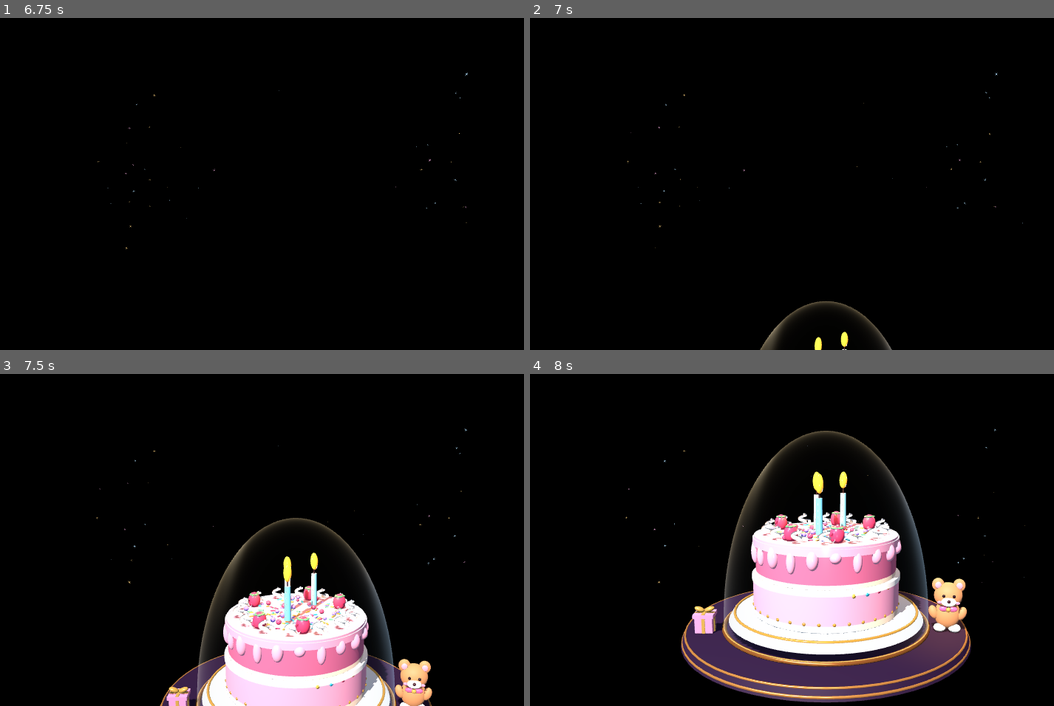
Above: before the commit, frames 1-4 (two rows, left to right).
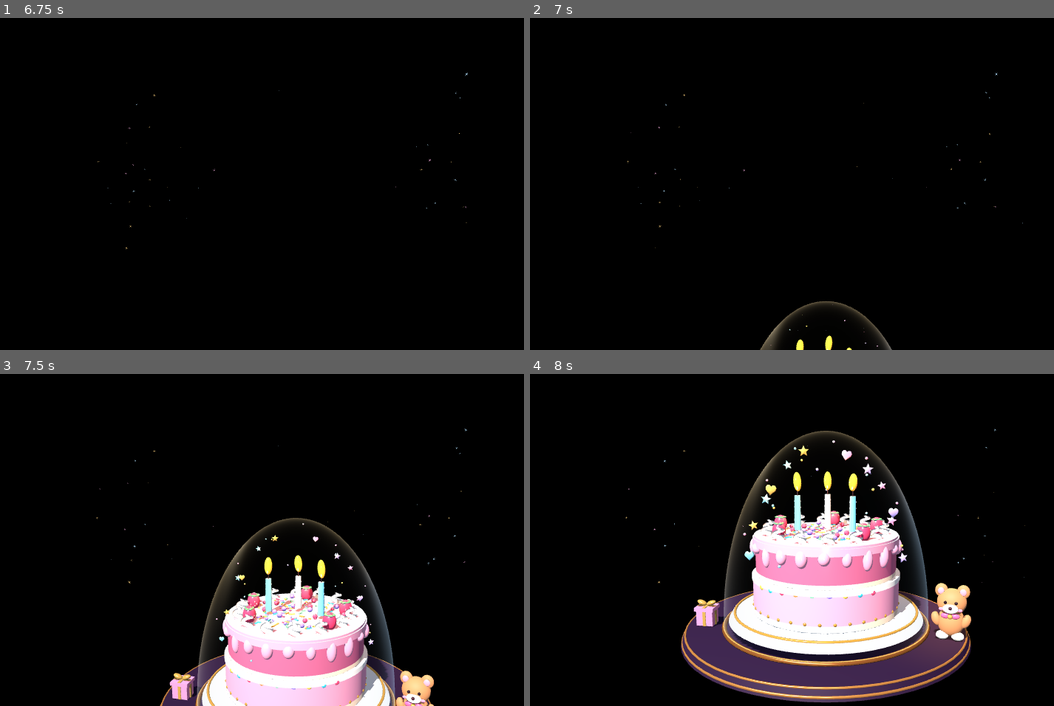
Above: after the commit, the same moments.

Repository: luo8862818-creator/magic_desktop
Game: Godot game, scene res://scenes/main.tscn
Same seed, same stepped clock (60 frames per second), same inputs: the game is played once before the commit and once after it.
Inputs (mouse positions are in pixels of both pictures, inside the frame that each line leads up to):
- Up to frame 1 (6.75 s): move the mouse to (424, 167) at 0.52 s; click (424, 167) at 0.67 s; drag from (178, 200) to (267, 250) at 1.27 s; move the mouse to (356, 110) at 2.02 s; click (356, 110) at 2.17 s; drag from (267, 250) to (120, 134) at 2.77 s; move the mouse to (471, 233) at 3.52 s; click (471, 233) at 3.67 s; drag from (120, 134) to (204, 101) at 4.27 s; move the mouse to (324, 184) at 5.02 s; click (324, 184) at 5.17 s; tap Enter at 5.75 s; drag from (204, 101) to (178, 200) at 5.77 s; move the mouse to (424, 167) at 6.52 s; click (424, 167) at 6.67 s
- Up to frame 2 (7 s): no input
- Up to frame 3 (7.5 s): drag from (178, 556) to (267, 606) at 7.27 s
- Up to frame 4 (8 s): no input

Frame 1 is identical in both runs. In frame 2, 0.2% of the frame differs, in the area x 45-67%, y 86-100%; in frame 3, 5.0%; in frame 4, 5.4%, in the area x 30-85%, y 20-85%.

Commit message:
Decorate the glass cloche and rotate the cake companions together

Diff:
--- a/engine/scripts/main.gd
+++ b/engine/scripts/main.gd
@@ -10,6 +10,7 @@
 var udp := PacketPeerUDP.new()
 var export_mode := false
 var cake_platform: Node3D
+var cake_turntable: Node3D
 var cake_root: Node3D
 var mascot_root: Node3D
 var birthday_label: Label3D
@@ -36,6 +37,8 @@
 var balloon_nodes: Array[Node3D] = []
 var balloon_base_x: Array[float] = []
 var balloon_flights: Array[Vector2] = []
+var cloche_ornaments: Array[MeshInstance3D] = []
+var ornament_positions: Array[Vector3] = []
 
 
 func _ready() -> void:
@@ -93,7 +96,8 @@
     # The porcelain stand and its companions travel with the stage lift.
     cake_platform.visible = time >= BALLOON_WAVE_END
     cake_platform.position.y = lerpf(-8.5, 0.0, platform_lift)
-    cake_root.rotate_y(deg_to_rad(rotation_speed_degrees) * delta)
+    var turn_delta := clampf(time - BALLOON_WAVE_END, 0.0, delta)
+    cake_turntable.rotate_y(deg_to_rad(rotation_speed_degrees) * turn_delta)
     mascot_root.rotation.x = 0.03 * sin(time * 1.5)
     mascot_root.rotation.y = -0.24 + 0.06 * sin(time * 0.92)
 
@@ -113,6 +117,17 @@
         star.position = star_base_positions[index] + Vector3(0.14 * sin(drift), 0.09 * cos(drift * 0.72), 0.09 * sin(drift))
         star.rotation.z = phase + drift * 0.15
         star.scale = Vector3.ONE * maxf(0.0001, intro * star_sizes[index] * twinkle)
+
+    var ornament_reveal := smoothstep(6.55, 8.35, time)
+    for index in range(cloche_ornaments.size()):
+        var ornament := cloche_ornaments[index]
+        var phase := float(index) * 2.39
+        var drift := time * 1.15 + phase
+        ornament.position = ornament_positions[index] + Vector3(
+            sin(drift) * 0.024, cos(drift * 0.84) * 0.038, sin(drift * 0.68) * 0.023
+        )
+        ornament.rotation = Vector3(0.17 * sin(drift), 0.30 * cos(drift * 0.7), 0.24 * sin(drift * 0.7 + phase))
+        ornament.scale = Vector3.ONE * maxf(0.0001, ornament_reveal * (0.91 + 0.09 * sin(drift * 1.7)))
 
     for index in range(balloon_nodes.size()):
         var balloon := balloon_nodes[index]
@@ -147,6 +162,10 @@
     cake_platform = Node3D.new()
     cake_platform.name = "CakePlatform"
     add_child(cake_platform)
+    cake_turntable = Node3D.new()
+    cake_turntable.name = "CakeTurntable"
+    cake_turntable.rotation.y = -0.46
+    cake_platform.add_child(cake_turntable)
 
     var chocolate := _make_material(Color("#eaa0b5"), 0.04, 0.30)
     var dark_chocolate := _make_material(Color("#c96d8a"), 0.06, 0.28)
@@ -177,7 +196,7 @@
     cake_root = Node3D.new()
     cake_root.name = "HeroCake"
     cake_root.scale = Vector3.ONE * 1.12
-    cake_platform.add_child(cake_root)
+    cake_turntable.add_child(cake_root)
 
     # Porcelain stand: a raised foot, broad plate and fine metallic rim.
     _add_cylinder(cake_root, "StandFoot", 0.60, 0.68, 0.13, -0.73, plate_material)
@@ -467,8 +486,8 @@
 func _add_mascot_bear() -> void:
     mascot_root = Node3D.new()
     mascot_root.name = "CuteTeddyMascot"
-    mascot_root.position = Vector3(2.10, -0.89, 0.40)
-    cake_platform.add_child(mascot_root)
+    mascot_root.position = Vector3(2.17, -0.89, 0.40)
+    cake_turntable.add_child(mascot_root)
 
     var fur := _make_material(Color("#c98d62"), 0.0, 0.62)
     var muzzle := _make_material(Color("#fff0d9"), 0.0, 0.52)
@@ -553,7 +572,7 @@
     var gift_root := Node3D.new()
     gift_root.name = "TinyBirthdayGift"
     gift_root.position = Vector3(-2.08, -0.89, 0.47)
-    cake_platform.add_child(gift_root)
+    cake_turntable.add_child(gift_root)
 
     var gift_pink := _make_material(Color("#f28eb0"), 0.08, 0.30)
     var ribbon_gold := _make_material(Color("#f6c56e"), 0.55, 0.22)
@@ -873,6 +892,94 @@
     _add_torus(cake_platform, "DaisLowerInlay", 2.49, 2.54, 0.019, -1.016, brass)
 
     _add_bell_cloche()
+    _add_cloche_ornaments()
+
+
+func _add_cloche_ornaments() -> void:
+    var star_outline := PackedVector2Array()
+    for index in range(10):
+        var angle := PI * 0.5 + float(index) * TAU / 10.0
+        star_outline.append(Vector2(cos(angle), sin(angle)) * (0.113 if index % 2 == 0 else 0.052))
+    var heart_outline := PackedVector2Array([
+        Vector2(0.0, -0.109), Vector2(0.094, -0.012), Vector2(0.103, 0.040),
+        Vector2(0.076, 0.083), Vector2(0.037, 0.092), Vector2(0.0, 0.061),
+        Vector2(-0.037, 0.092), Vector2(-0.076, 0.083), Vector2(-0.103, 0.040),
+        Vector2(-0.094, -0.012),
+    ])
+    var star := _make_candy_mesh(star_outline)
+    var heart := _make_candy_mesh(heart_outline)
+    var pearl := SphereMesh.new()
+    pearl.radius = 0.030
+    pearl.height = 0.060
+    pearl.radial_segments = 12
+    pearl.rings = 6
+    var colors := [Color("#f9ba61"), Color("#fa8fb7"), Color("#88d5ed"), Color("#c3abf4")]
+    var materials: Array[StandardMaterial3D] = []
+    for color: Color in colors:
+        materials.append(_make_material(color, 0.15, 0.30, color, 0.29))
+    var centerpieces := [
+        Vector3(-0.43, 2.16, 0.22), Vector3(0.43, 2.13, -0.27),
+        Vector3(-0.80, 1.89, -0.33), Vector3(0.81, 1.85, 0.29),
+        Vector3(-1.03, 1.58, 0.47), Vector3(1.12, 1.53, -0.38),
+        Vector3(-1.22, 1.27, -0.50), Vector3(1.26, 1.19, 0.42),
+        Vector3(-1.37, 0.94, 0.48), Vector3(1.38, 0.88, -0.45),
+        Vector3(-1.49, 0.47, 0.51), Vector3(1.50, 0.39, 0.48),
+    ]
+    var cluster := Node3D.new()
+    cluster.name = "ClocheOrnaments"
+    cake_platform.add_child(cluster)
+    for index in range(centerpieces.size() + 20):
+        var ornament := MeshInstance3D.new()
+        var location: Vector3
+        if index < centerpieces.size():
+            var is_star := index % 3 != 1
+            ornament.name = ("CandyStar" if is_star else "SugarHeart") + str(index)
+            ornament.mesh = star if is_star else heart
+            location = centerpieces[index] * Vector3(0.88, 1.0, 0.88)
+        else:
+            ornament.name = "Pearl" + str(index)
+            ornament.mesh = pearl
+            var row := float(index - centerpieces.size()) / 19.0
+            var y := lerpf(0.26, 2.30, row)
+            var radial := 1.82 * sqrt(1.0 - pow((y + 0.88) / 3.38, 2.0)) - 0.18
+            var angle := float(index) * 2.39
+            location = Vector3(
+                radial * cos(angle),
+                y,
+                radial * sin(angle)
+            )
+        ornament.material_override = materials[index % materials.size()]
+        ornament.cast_shadow = GeometryInstance3D.SHADOW_CASTING_SETTING_OFF
+        cluster.add_child(ornament)
+        cloche_ornaments.append(ornament)
+        ornament_positions.append(location)
+
+
+func _make_candy_mesh(outline: PackedVector2Array) -> ArrayMesh:
+    var surface := SurfaceTool.new()
+    surface.begin(Mesh.PRIMITIVE_TRIANGLES)
+    var count := outline.size()
+    var depths := [-0.038, -0.019, 0.019, 0.038]
+    for row in range(depths.size()):
+        var bevel := 0.76 if row == 0 or row == depths.size() - 1 else 1.0
+        for point in outline:
+            surface.add_vertex(Vector3(point.x * bevel, point.y * bevel, depths[row]))
+    for row in range(depths.size() - 1):
+        for index in range(count):
+            var a := row * count + index
+            var b := row * count + (index + 1) % count
+            for vertex in [a, a + count, b, b, a + count, b + count]:
+                surface.add_index(vertex)
+    var faces := Geometry2D.triangulate_polygon(outline)
+    var front := (depths.size() - 1) * count
+    for index in range(0, faces.size(), 3):
+        var a := faces[index]
+        var b := faces[index + 1]
+        var c := faces[index + 2]
+        for vertex in [a, b, c, front + a, front + c, front + b]:
+            surface.add_index(vertex)
+    surface.generate_normals()
+    return surface.commit()
 
 
 func _add_bell_cloche() -> void:
